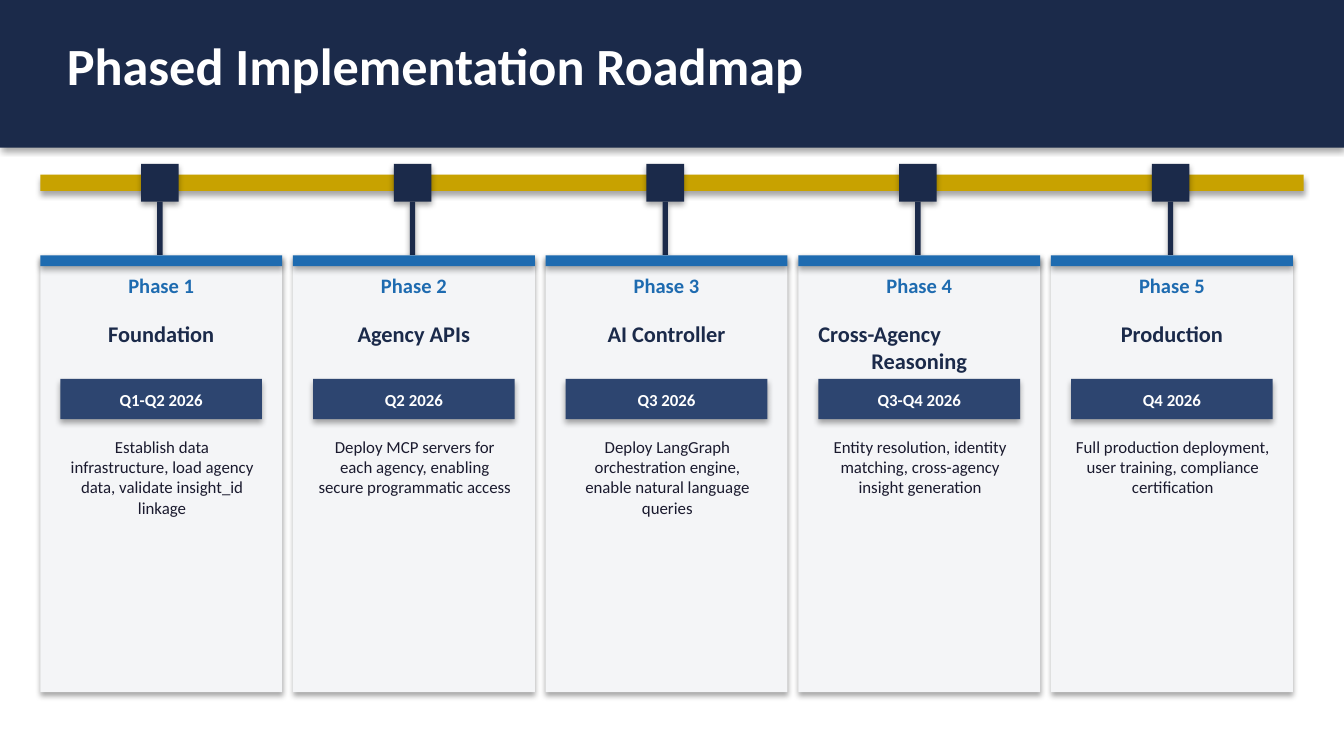
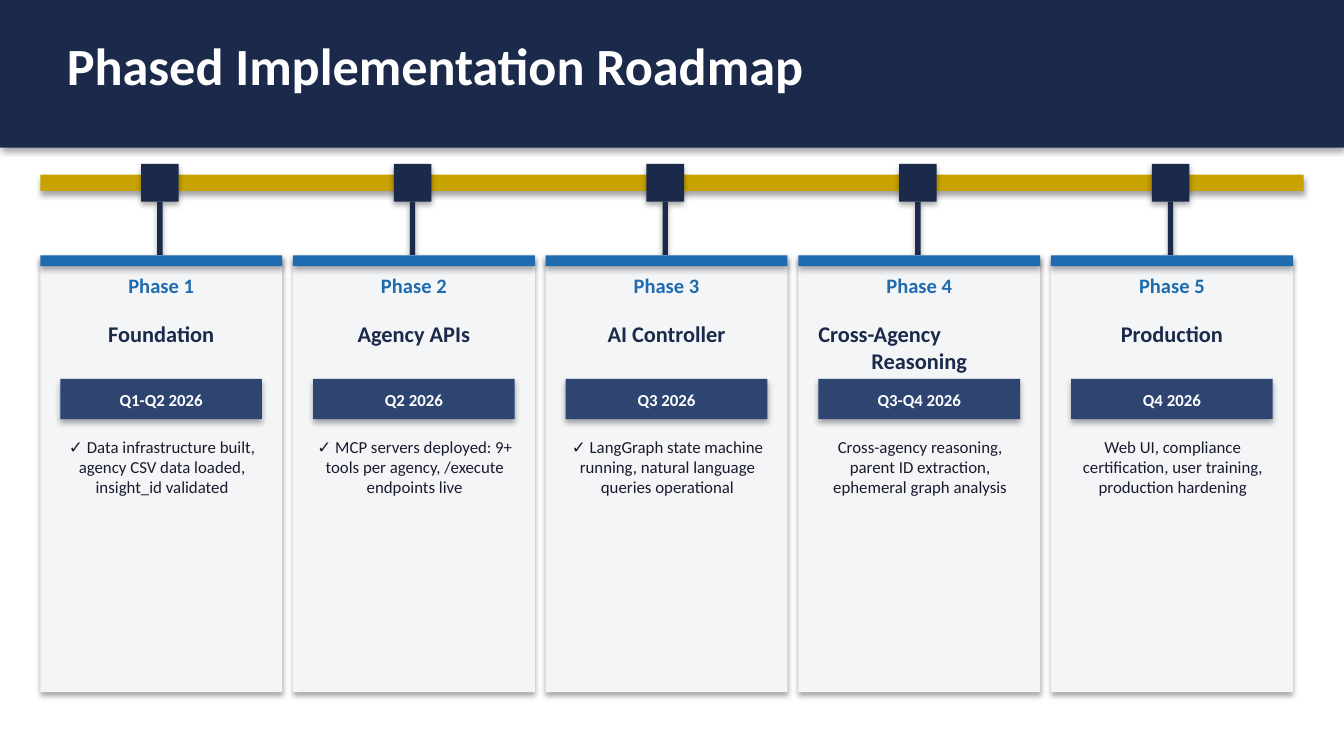
Before and after one commit to mtmowery/SCO-Federated-Swarm, a slide deck: slide 8 of docs/Idaho_AI_Executive_Pitch.pptx. Drawn at 1344x756 pixels with LibreOffice and Linux fonts; fonts in the diff are those of the drawing. Boxes give left, top, right and bottom in pixels: in the first picture for what was removed or moved away, otherwise in the second. Text is boxed around its words. In the diff, an @@ line names an element or a change of style, - is before the commit and + after.

Commit message:
refactor: integrate structured tool wrappers in mcp_server and add real-time progress tracking UI to the chat interface

```diff
--- a/docs/Idaho_AI_Executive_Pitch.pptx
+++ b/docs/Idaho_AI_Executive_Pitch.pptx
@@ text at bbox=[79, 441, 255, 496]: text changed @@
-Establish data infrastructure, load agency data, validate insight_id linkage
+✓ Data infrastructure built, agency CSV data loaded, insight_id validated
@@ text at bbox=[326, 441, 512, 496]: text changed @@
-Deploy MCP servers for each agency, enabling secure programmatic access
+✓ MCP servers deployed: 9+ tools per agency, /execute endpoints live
@@ text at bbox=[580, 441, 762, 496]: text changed @@
-Deploy LangGraph orchestration engine, enable natural language queries
+✓ LangGraph state machine running, natural language queries operational
@@ text at bbox=[833, 441, 1007, 496]: text changed @@
-Entity resolution, identity matching, cross-agency insight generation
+Cross-agency reasoning, parent ID extraction, ephemeral graph analysis
@@ text at bbox=[1083, 441, 1263, 496]: text changed @@
-Full production deployment, user training, compliance certification
+Web UI, compliance certification, user training, production hardening
```
Also in this commit, not shown: 2 other slides changed, 35 other files.
